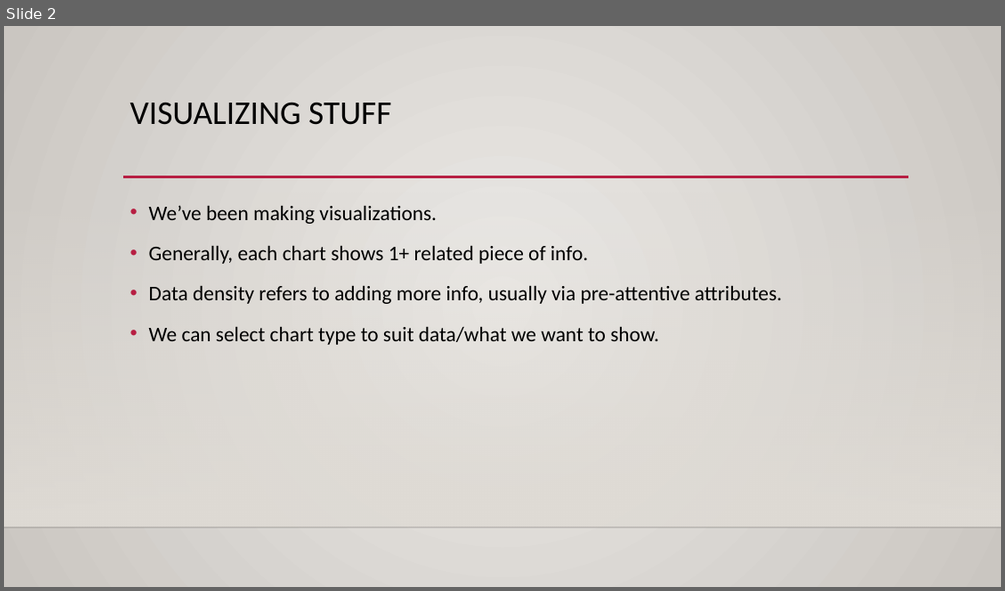
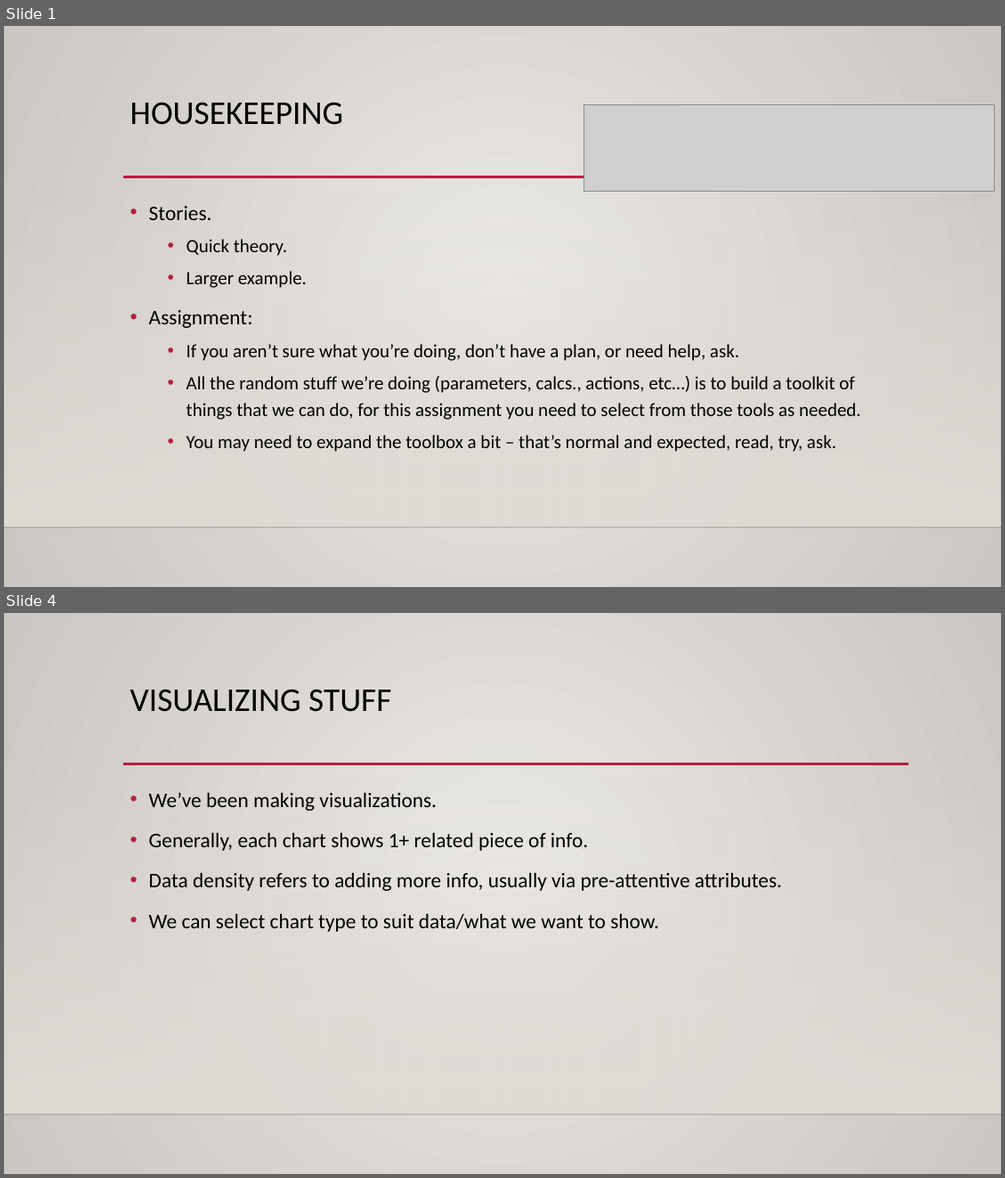
Before and after one commit to AkeemSemper/ml_datasets, a slide deck: slides/011_stories.pptx. Shown one above the other, each under a label of ours: slide 2 before the commit, slides 1 and 4 after it; the slides between them are not shown. The pictures are 1005x591 and 1005x1178 pixels, drawn with LibreOffice and Linux fonts; fonts in the diff are those of the drawing; grey boxes stand for pictures; background and template pictures are left out. Boxes give left, top, right and bottom in pixels: in the first picture for what was removed or moved away, otherwise in the second. Text is boxed around its words. In the diff, an @@ line names an element or a change of style, - is before the commit and + after.

```diff
--- a/slides/011_stories.pptx
+++ b/slides/011_stories.pptx
@@ slide 1 added at [4,26,1001,587], background gradient #ECEAE7 to #CAC7C1; not listed: 3 template elements that a slide beside it also shows @@
@@ title added at [130,102,343,125], 32 pt, text #000000 @@
+HOUSEKEEPING
@@ picture added at [584,104,995,191] @@
@@ text added at [149,206,861,451], 18 pt, text #000000 @@
+• Stories.
+  • Quick theory.
+  • Larger example.
+• Assignment:
+  • If you aren’t sure what you’re doing, don’t have a plan, or need help, ask.
+  • All the random stuff we’re doing (parameters, calcs., actions, etc…) is to build a toolkit of things that we can do, for this assignment you need to select from those tools as needed.
+  • You may need to expand the toolbox a bit – that’s normal and expected, read, try, ask.
@@ what was slide 2 is now slide 4 @@
```
Also in this commit, not shown: 2 slides changed, 2 other slides added, 1 slide removed, 2 other files.
